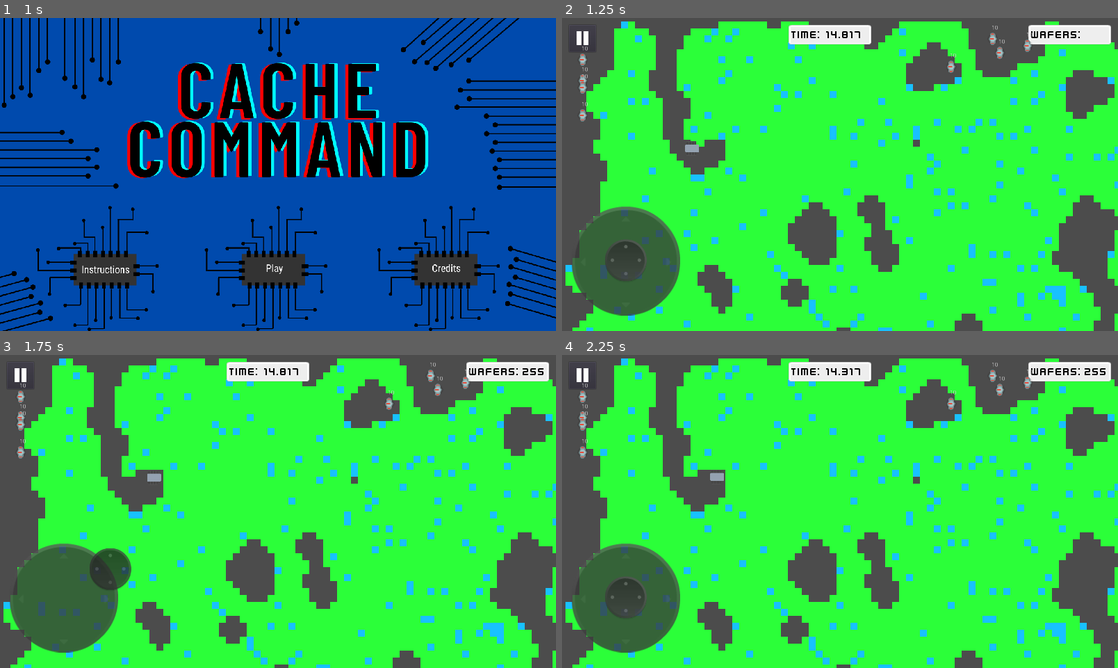
Above: before the commit, frames 1-4 (two rows, left to right).
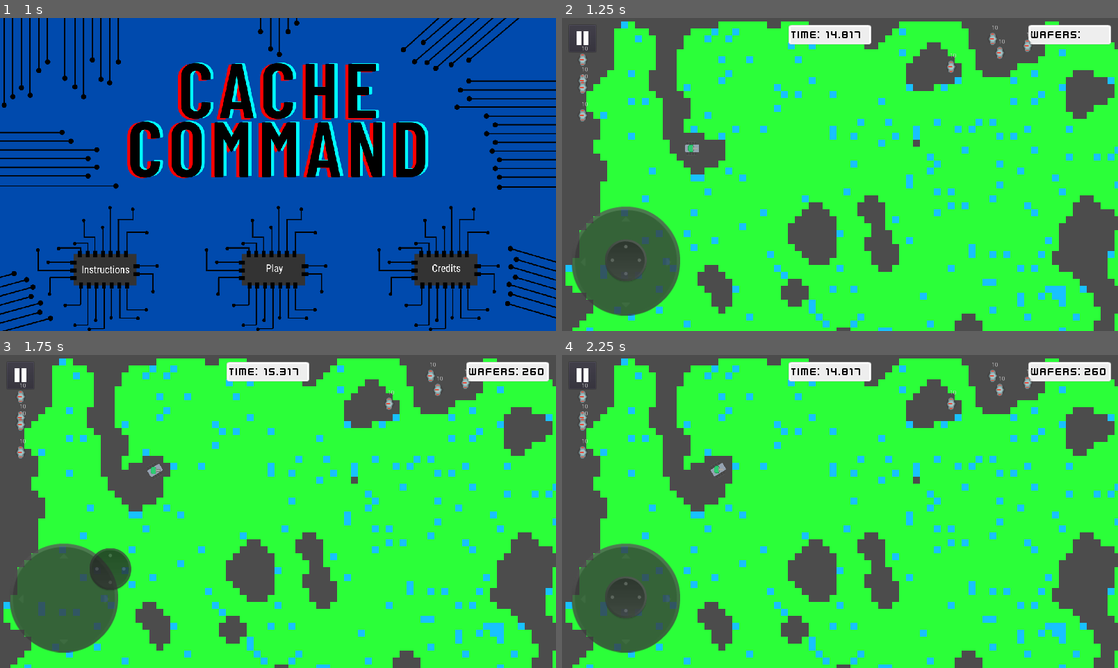
Above: after the commit, the same moments.

Repository: njrobbins/cache-command
Game: Godot game, scene res://Scenes/MainMenu.tscn
The game is run twice, just before and just after one commit, with the same random seed, the same clock (stepped at 60 frames per second) and the same inputs. Sound files missing from this copy of the repository are replaced by a short silence.
Inputs (mouse positions are in pixels of both pictures, inside the frame that each line leads up to):
- Up to frame 1 (1 s): click (272, 268) at 0.5 s
- Up to frame 2 (1.25 s): no input
- Up to frame 3 (1.75 s): drag from (61, 599) to (433, 376) at 1.27 s
- Up to frame 4 (2.25 s): drag from (728, 527) to (995, 376) at 2.02 s

Frame 1 is identical in both runs. In frame 2, 0.1% of the frame differs, in the area x 21-26%, y 36-43%; in frame 3, 0.4%; in frame 4, 0.5%, in the area x 21-98%, y 4-42%.

Commit message:
Added turret and rotations. Smoothed out dig dug movement

Diff:
--- a/Scenes/DigDugPlayer.tscn
+++ b/Scenes/DigDugPlayer.tscn
@@ -1,10 +1,14 @@
-[gd_scene load_steps=5 format=2]
+[gd_scene load_steps=7 format=2]
 
 [ext_resource path="res://Scripts/DigDugPlayer.gd" type="Script" id=1]
 [ext_resource path="res://Assets/robot_gray.png" type="Texture" id=2]
+[ext_resource path="res://Assets/tower_gun_3.png" type="Texture" id=3]
 
 [sub_resource type="RectangleShape2D" id=1]
 extents = Vector2( 14, 14 )
+
+[sub_resource type="CircleShape2D" id=3]
+radius = 25.0
 
 [sub_resource type="CircleShape2D" id=2]
 radius = 200.0
@@ -17,31 +21,83 @@
 collision_mask = 5
 script = ExtResource( 1 )
 
-[node name="Sprite" type="Sprite" parent="."]
+[node name="CollisionShape2D" type="CollisionShape2D" parent="."]
+shape = SubResource( 1 )
+
+[node name="PlayerWrapper" type="Node2D" parent="."]
+
+[node name="Sprite" type="Sprite" parent="PlayerWrapper"]
 scale = Vector2( 0.5, 0.5 )
 texture = ExtResource( 2 )
 
-[node name="CollisionShape2D" type="CollisionShape2D" parent="."]
-shape = SubResource( 1 )
+[node name="HitDetector" type="Area2D" parent="PlayerWrapper"]
 
-[node name="HitDetector" type="Area2D" parent="."]
+[node name="CollisionShape2D2" type="CollisionShape2D" parent="PlayerWrapper/HitDetector"]
+shape = SubResource( 3 )
 
-[node name="CollisionShape2D2" type="CollisionShape2D" parent="HitDetector"]
-shape = SubResource( 1 )
-
-[node name="Aggro" type="Area2D" parent="."]
+[node name="Aggro" type="Area2D" parent="PlayerWrapper"]
+visible = false
 collision_mask = 5
 
-[node name="AggroShape" type="CollisionShape2D" parent="Aggro"]
+[node name="AggroShape" type="CollisionShape2D" parent="PlayerWrapper/Aggro"]
 shape = SubResource( 2 )
+
+[node name="Turret" type="TextureRect" parent="."]
+margin_left = -30.4183
+margin_top = -32.2793
+margin_right = 33.5817
+margin_bottom = 31.7207
+rect_rotation = 90.0
+rect_scale = Vector2( 0.4, 0.4 )
+rect_pivot_offset = Vector2( 32, 32 )
+texture = ExtResource( 3 )
+__meta__ = {
+"_edit_use_anchors_": false
+}
+
+[node name="ShotPosition" type="Node2D" parent="Turret"]
+position = Vector2( 32.6982, 12.9095 )
 
 [node name="ShootTimer" type="Timer" parent="."]
 
 [node name="SlowTimer" type="Timer" parent="."]
 wait_time = 0.25
 one_shot = true
-[connection signal="area_entered" from="HitDetector" to="." method="_on_HitDetector_area_entered"]
-[connection signal="body_entered" from="Aggro" to="." method="_on_Aggro_body_entered"]
-[connection signal="body_exited" from="Aggro" to="." method="_on_Aggro_body_exited"]
+
+[node name="Debug" type="Control" parent="."]
+margin_left = -16.0
+margin_top = -85.7035
+margin_right = 24.0
+margin_bottom = -45.7035
+__meta__ = {
+"_edit_use_anchors_": false
+}
+
+[node name="Label2" type="Label" parent="Debug"]
+margin_right = 40.0
+margin_bottom = 14.0
+__meta__ = {
+"_edit_use_anchors_": false
+}
+
+[node name="Label" type="Label" parent="Debug"]
+margin_top = 22.8424
+margin_right = 40.0
+margin_bottom = 36.8424
+__meta__ = {
+"_edit_use_anchors_": false
+}
+
+[node name="Label3" type="Label" parent="Debug"]
+margin_top = 36.8424
+margin_right = 40.0
+margin_bottom = 50.8424
+__meta__ = {
+"_edit_use_anchors_": false
+}
+[connection signal="area_entered" from="PlayerWrapper/HitDetector" to="." method="_on_HitDetector_area_entered"]
+[connection signal="body_entered" from="PlayerWrapper/HitDetector" to="." method="_on_HitDetector_body_entered"]
+[connection signal="body_entered" from="PlayerWrapper/Aggro" to="." method="_on_Aggro_body_entered"]
+[connection signal="body_exited" from="PlayerWrapper/Aggro" to="." method="_on_Aggro_body_exited"]
 [connection signal="timeout" from="ShootTimer" to="." method="_on_ShootTimer_timeout"]
 [connection signal="timeout" from="SlowTimer" to="." method="_on_SlowTimer_timeout"]
--- a/Scenes/TowerDefenseGame.tscn
+++ b/Scenes/TowerDefenseGame.tscn
@@ -541,7 +541,7 @@
 tile_set = SubResource( 2 )
 cell_tile_origin = 1
 format = 1
-tile_data = PoolIntArray( 131072, 3, 0, 131074, 3, 0, 131076, 3, 0, 196609, 0, 0, 196611, 0, 0, 196614, 3, 0, 327681, 3, 0, 327683, 3, 0, 327684, 0, 0, 327686, 3, 0, 458755, 3, 0, 458756, 0, 0, 458758, 3, 0, 458760, 3, 0, 458762, 3, 0, 458764, 3, 0, 458766, 3, 0, 458768, 3, 0, 458770, 3, 0, 589827, 3, 0, 589829, 0, 0, 589831, 0, 0, 589833, 0, 0, 589835, 0, 0, 589837, 0, 0, 589839, 0, 0, 589841, 0, 0, 655365, 1073741827, 0, 655367, 1073 …(81 unchanged characters)…
+tile_data = PoolIntArray( 131072, 3, 0, 131074, 3, 0, 131076, 3, 0, 196614, 3, 0, 327681, 3, 0, 327683, 3, 0, 327686, 3, 0, 458755, 3, 0, 458758, 3, 0, 458760, 3, 0, 458762, 3, 0, 458764, 3, 0, 458766, 3, 0, 458768, 3, 0, 458770, 3, 0, 589827, 3, 0, 655365, 1073741827, 0, 655367, 1073 …(81 unchanged characters)…
 
 [node name="CircuitsTileMap" type="TileMap" parent="."]
 tile_set = SubResource( 3 )
--- a/Scripts/DigDugGame.gd
+++ b/Scripts/DigDugGame.gd
@@ -37,7 +37,7 @@
 						$Map.add_child(inst)
 						number_of_enemies -= 1
 
-func _process(delta):
+func _process(_delta):
 	$TimeLabel.text = str(stepify($GameTimer.time_left,0.001))
 
 func add_time(var amt):
--- a/Scripts/DigDugPlayer.gd
+++ b/Scripts/DigDugPlayer.gd
@@ -19,17 +19,22 @@
 		var vel = joystick_move.output * (speed - slow_amt)
 		velocity = move_and_slide(vel)
 
-	for i in get_slide_count():
-		var collision = get_slide_collision(i)
-		if collision.collider != null:
-			if collision.collider.is_in_group("res"):
-				get_parent().add_time(0.5)
-				Settings.cash += 5
-				get_parent().update_wafers()
-				collision.collider.free()
-			elif collision.collider.is_in_group("tile"):
-				collision.collider.free()
+		$PlayerWrapper.rotation = velocity.angle()
 
+#	for i in get_slide_count():
+#		var collision = get_slide_collision(i)
+#		if collision.collider != null:
+#			if collision.collider.is_in_group("res"):
+#				get_parent().add_time(0.5)
+#				Settings.cash += 5
+#				get_parent().update_wafers()
+#				collision.collider.free()
+#			elif collision.collider.is_in_group("tile"):
+#				collision.collider.free()
+
+	if current_target != null:
+		var target_position = current_target.get_global_transform().origin
+		$Turret.set_rotation((target_position - position).angle()+deg2rad(90))
 	if current_target == null and len(enemy_array) > 0:
 		current_target = enemy_array[0]
 		$ShootTimer.start()
@@ -38,14 +43,14 @@
 func _on_HitDetector_area_entered(area):
 	if area.is_in_group("shot") and area.sentBy != "player":
 		area.queue_free()
-		slow_amt += 10
+		slow_amt += 20
 		$SlowTimer.start()
 
 func _on_ShootTimer_timeout():
 	if current_target != null:
 		instance = shot.instance()
 		instance.set_target(current_target, true)
-		instance.position = self.get_global_transform().origin
+		instance.position = $Turret/ShotPosition.get_global_transform().origin
 		instance.sentBy = "player"
 		get_parent().add_child(instance)
 
@@ -65,3 +70,13 @@
 
 func _on_SlowTimer_timeout():
 	slow_amt = 0
+
+
+func _on_HitDetector_body_entered(body):
+	if body.is_in_group("res"):
+		get_parent().add_time(0.5)
+		Settings.cash += 5
+		get_parent().update_wafers()
+		body.free()
+	elif body.is_in_group("tile"):
+		body.free()
--- a/Scripts/TowerDefenseGame.gd
+++ b/Scripts/TowerDefenseGame.gd
@@ -20,6 +20,7 @@
 	tilemap = $TowerPlacementTileMap
 	cell_size = tilemap.cell_size
 	$BaseLabel.text = str(base_hp)
+	$CashLabel.text = str(Settings.cash)
 	$WaveTimer.start()
 	mobs_total = 0
 	for w in wave_mobs:
Not shown, added: Assets/robot_green.png.import
Not shown, added: Assets/robot_red.png.import
